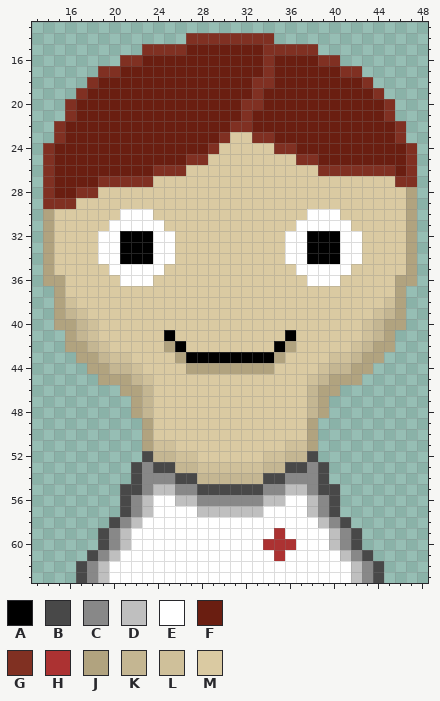
One commit to this pixel-art file: Assets/Images/Characters/Avatars/medic.aseprite. That is the earlier state.
64x64 pixels, 1 frame. Shown: x 13..48, y 13..63.
Palette (. is transparent): A #000000  B #484848  C #888888  D #bfbfbf  E #ffffff  F #6a1e11  G #803022  H #ac3232  J #b1a37f  K #c4b692  L #cfc09a  M #dacaa2
After the commit:
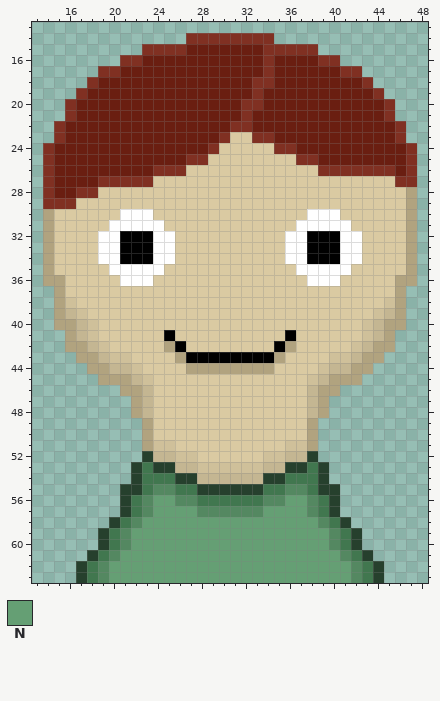
Colours new in this view: N #659f74
Commit: Updated sprite, given scrubs
What changed:
Colour B changes from #484848 to #26402d.
Colour C changes from #888888 to #41774f.
Colour D changes from #bfbfbf to #548861.
Colour N replaces colour E in row 56 at x 24 to 25 and 36 to 37; in row 57 at x 24 to 27 and 34 to 37; in row 58 at x 23 to 38; in row 59 at x 22 to 34 and 36 to 39; in row 60 at x 22 to 33 and 37 to 39; in row 61 at x 21 to 34 and 36 to 40.
Colour N replaces colour E in rows 62 to 63 at x 20 to 41.
Colour N replaces colour H in row 59 at x 35; in row 60 at x 34 to 36; in row 61 at x 35.
Changed places in both pictures, as pixel boxes (x1, y1, x2, y2):
changed: (76, 451, 384, 583)
